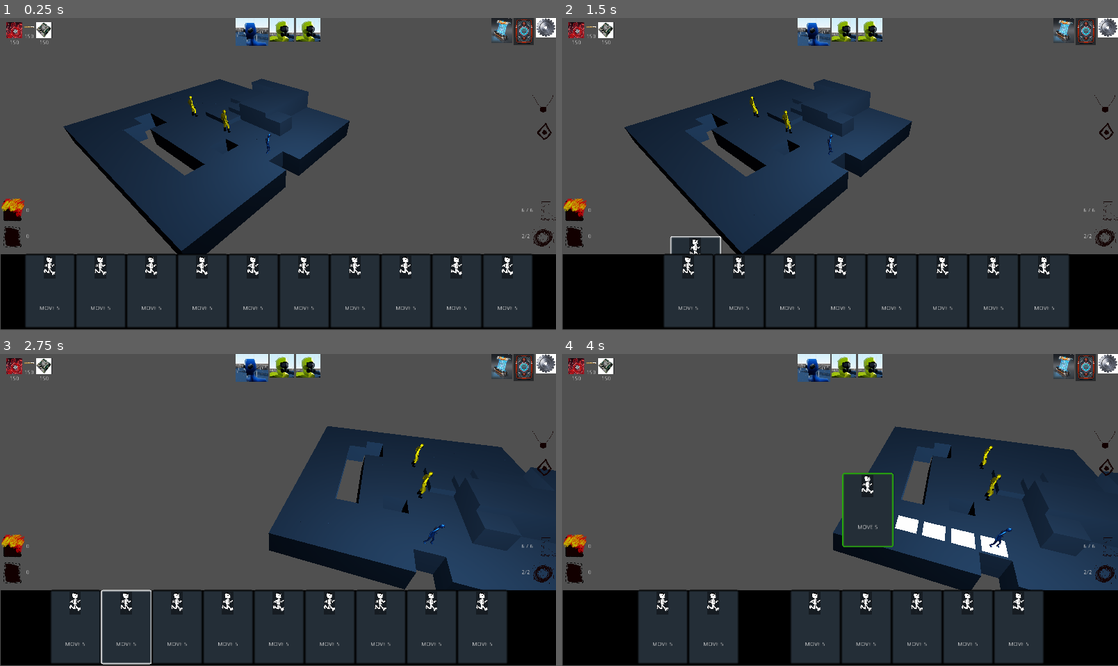
Above: before the commit, frames 1-4 (two rows, left to right).
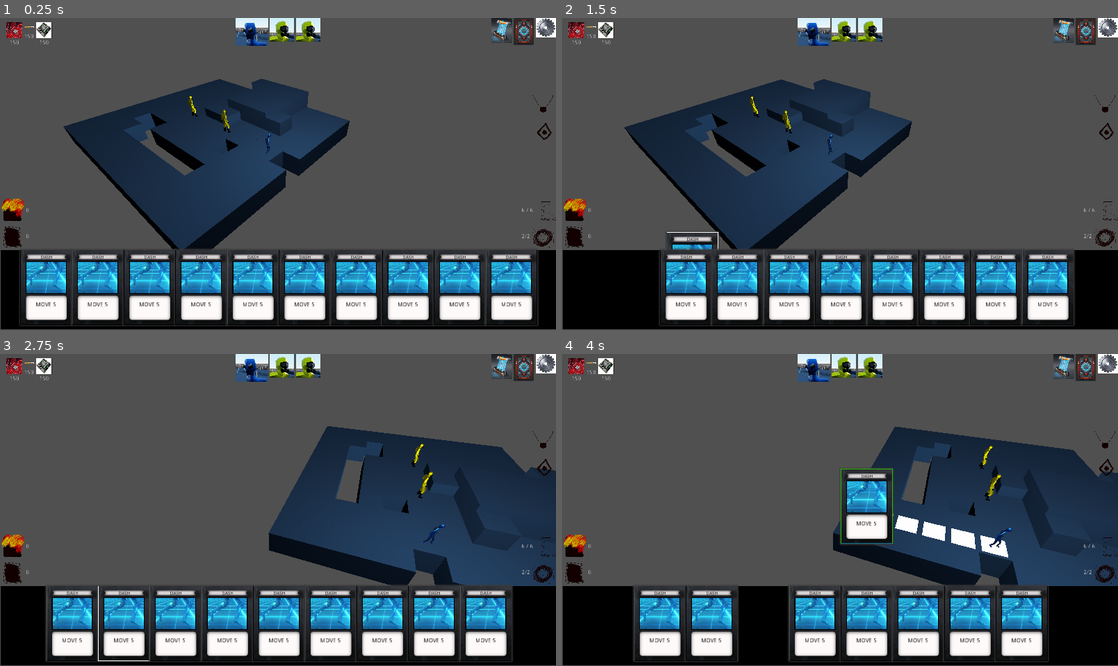
Above: after the commit, the same moments.

Repository: richardbonneau/space-rogue
Game: Godot game, scene res://Main/Main.tscn
The game is run twice, just before and just after one commit, with the same random seed, the same clock (stepped at 60 frames per second) and the same inputs. The engine's default icon, where the game draws it, is replaced by a stand-in: a white triangle on a blue panel in a dark square.
Inputs (mouse positions are in pixels of both pictures, inside the frame that each line leads up to):
- Up to frame 1 (0.25 s): no input
- Up to frame 2 (1.5 s): tap Enter at 0.5 s; drag from (612, 292) to (895, 105) at 0.52 s; drag from (639, 292) to (812, 236) at 1.27 s
- Up to frame 3 (2.75 s): move the mouse to (127, 628) at 2.02 s; hold D (right) from 2.03 s (still down); hold Q (q) from 2.03 s (still down); click (127, 628) at 2.17 s; tap E (e) at 2.3 s
- Up to frame 4 (4 s): release D (right) at 2.75 s; release Q (q) at 2.75 s; drag from (739, 628) to (673, 463) at 2.77 s; drag from (762, 628) to (867, 510) at 3.52 s

The runs differ from the first frame. In frame 1, 20% of the frame differs, in the area x 0-100%, y 27-100%; in frame 2, 16%; in frame 3, 18%; in frame 4, 16%.

Commit message:
code breaks when player goes up one tile

Diff:
--- a/Entities/Entity.tscn
+++ b/Entities/Entity.tscn
@@ -8,4 +8,4 @@
 
 [node name="CurrentTile" type="RayCast" parent="."]
 enabled = true
-cast_to = Vector3( 0, -1.1, 0 )
+cast_to = Vector3( 0, -2, 0 )
--- a/Entities/Scripts/EnemyAi.gd
+++ b/Entities/Scripts/EnemyAi.gd
@@ -23,10 +23,11 @@
 	var shortest_path_size = 9999
 	var tile_to_move_to
 	for tile in player_node_neighbours:
+
 		var path = pathfinder.find_path(current_node,tile)
 		var path_size = path.size()
 		if path_size < shortest_path_size:
 			shortest_path_size = path_size
 			tile_to_move_to = tile
-	print("tile ",tile_to_move_to)
+
 	pathfinder.start_moving_entity(tile_to_move_to, "Enemy")
--- a/Level/GameBoard.tscn
+++ b/Level/GameBoard.tscn
@@ -254,12 +254,6 @@
 [node name="Tile77" parent="Tiles" instance=ExtResource( 1 )]
 transform = Transform( 1, 0, 0, 0, 1, 0, 0, 0, 1, 8, 0, -1 )
 
-[node name="Tile78" parent="Tiles" instance=ExtResource( 1 )]
-transform = Transform( 1, 0, 0, 0, 1, 0, 0, 0, 1, 7, 0.25, -1 )
-
-[node name="Tile79" parent="Tiles" instance=ExtResource( 1 )]
-transform = Transform( 1, 0, 0, 0, 1, 0, 0, 0, 1, 6, 0.25, -1 )
-
 [node name="Tile80" parent="Tiles" instance=ExtResource( 1 )]
 transform = Transform( 1, 0, 0, 0, 1, 0, 0, 0, 1, 5, 0, -1 )
 
@@ -291,10 +285,16 @@
 transform = Transform( 1, 0, 0, 0, 1, 0, 0, 0, 1, 8, 1, -2 )
 
 [node name="Tile90" parent="Tiles" instance=ExtResource( 1 )]
-transform = Transform( 1, 0, 0, 0, 1, 0, 0, 0, 1, 7, 0.5, -2 )
+transform = Transform( 1, 0, 0, 0, 1, 0, 0, 0, 1, 7, 1, -2 )
 
 [node name="Tile91" parent="Tiles" instance=ExtResource( 1 )]
-transform = Transform( 1, 0, 0, 0, 1, 0, 0, 0, 1, 6, 0.25, -2 )
+transform = Transform( 1, 0, 0, 0, 1, 0, 0, 0, 1, 6, 0.5, -2 )
+
+[node name="Tile133" parent="Tiles" instance=ExtResource( 1 )]
+transform = Transform( 1, 0, 0, 0, 1, 0, 0, 0, 1, 6, 0.5, -1 )
+
+[node name="Tile134" parent="Tiles" instance=ExtResource( 1 )]
+transform = Transform( 1, 0, 0, 0, 1, 0, 0, 0, 1, 7, 0.5, -1 )
 
 [node name="Tile92" parent="Tiles" instance=ExtResource( 1 )]
 transform = Transform( 1, 0, 0, 0, 1, 0, 0, 0, 1, 5, 0, -2 )
@@ -327,7 +327,7 @@
 transform = Transform( 1, 0, 0, 0, 1, 0, 0, 0, 1, 8, 1, -3 )
 
 [node name="Tile102" parent="Tiles" instance=ExtResource( 1 )]
-transform = Transform( 1, 0, 0, 0, 1, 0, 0, 0, 1, 7, 0.5, -3 )
+transform = Transform( 1, 0, 0, 0, 1, 0, 0, 0, 1, 7, 1, -3 )
 
 [node name="Tile103" parent="Tiles" instance=ExtResource( 1 )]
 transform = Transform( 1, 0, 0, 0, 1, 0, 0, 0, 1, 6, 0.5, -3 )
@@ -363,7 +363,7 @@
 transform = Transform( 1, 0, 0, 0, 1, 0, 0, 0, 1, 8, 1, -4 )
 
 [node name="Tile114" parent="Tiles" instance=ExtResource( 1 )]
-transform = Transform( 1, 0, 0, 0, 1, 0, 0, 0, 1, 7, 0.5, -4 )
+transform = Transform( 1, 0, 0, 0, 1, 0, 0, 0, 1, 7, 1, -4 )
 
 [node name="Tile115" parent="Tiles" instance=ExtResource( 1 )]
 transform = Transform( 1, 0, 0, 0, 1, 0, 0, 0, 1, 6, 0.5, -4 )
--- a/Level/Scripts/Camera.gd
+++ b/Level/Scripts/Camera.gd
@@ -36,9 +36,11 @@
 			current_focused_node = hovered_node
 
 			var moving_entity_node = rounds.get_active_entity().get_current_tile()
-			path = pathfinder.find_path(moving_entity_node,hovered_node, "Player")
+			path = pathfinder.find_path(moving_entity_node,hovered_node)
+
 			moving_entity_node.get_node("Highlight").visible = true
 			for tile in path:
 				tile.get_node("Highlight").visible = true
+
 		if event is InputEventMouseButton and event.button_index == BUTTON_LEFT and event.is_pressed():
-			if hovered_node: pathfinder.start_moving_entity(hovered_node)
+			if hovered_node: pathfinder.start_moving_entity(hovered_node, "Player")
--- a/Level/Scripts/Pathfinder.gd
+++ b/Level/Scripts/Pathfinder.gd
@@ -19,21 +19,24 @@
 func _process(delta):
 	if entity_is_moving: move_entity(delta)
 
-func play_card(var card_attributes):
-	if card_attributes.type == "move":
-		camera.player_select_tile_for_movement = true
-
-func start_moving_entity(destTile):
+func start_moving_entity(destTile, type):
+	entity_type = type
 	camera.player_select_tile_for_movement = false
 	rounds.get_active_entity().get_node("AnimationPlayer").play("Moving")
 	destination_tile = destTile
 	var entity_tile = rounds.get_active_entity().get_current_tile()
 	destination_origin = destTile.get_global_transform().origin
 
-	path = find_path(entity_tile, destTile, entity_type)
+	path = find_path(entity_tile, destTile)
+	entity_tile.taken = false
+	destTile.taken = true
 	entity_is_moving = true
 
 func move_entity(delta):
+	if path.size() < 1:
+		_done_moving()
+		return
+
 	entity_origin = rounds.get_active_entity().get_global_transform().origin
 	var next_tile_origin = path[path_index].get_global_transform().origin
 	var offset = next_tile_origin  - entity_origin
@@ -62,6 +65,7 @@
 	path = null
 	path_index = 0
 	entity_type = null
+	print(" rotation ",rounds.get_active_entity().get_rotation()," transform ",rounds.get_active_entity().get_global_transform().origin)
 	rounds.next_turn()
 
 
@@ -77,10 +81,7 @@
 		return 14 * dst_x + 10 * (dst_z - dst_x)
 
 
-func find_path(var start_tile, var dest_tile, var type):
-	entity_type = type
-	if entity_type == "Player" and get_distance(start_tile,dest_tile) > player_actions.player_max_move * 10: return []
-
+func find_path(var start_tile, var dest_tile):
 	var open_nodes:Array = []
 	var closed_nodes:Array = []
 	open_nodes.append(start_tile)
--- a/Level/Scripts/PlayerActions.gd
+++ b/Level/Scripts/PlayerActions.gd
@@ -1,4 +1,9 @@
 extends Node
 
+onready var camera = self.get_parent().get_node("CameraHolder").get_child(0)
 onready var player_max_move = 6
 onready var player_remaining_move = 6
+
+func play_card(var card_attributes):
+	if card_attributes.type == "move":
+		camera.player_select_tile_for_movement = true
--- a/Level/Scripts/Rounds.gd
+++ b/Level/Scripts/Rounds.gd
@@ -3,10 +3,20 @@
 
 onready var turn_order = []
 onready var portrait_order = self.get_owner().get_owner().get_node("PortraitOrder")
+onready var entities = self.get_owner().get_node("Entities")
+onready var camera = self.get_owner().get_node("CameraHolder").get_child(0)
+
+onready var initial_tile_check = false
 
 func _ready():
 	sort_turn_order()
-	get_all_entities_turn_order()
+	#get_all_entities_turn_order()
+
+func _process(delta):
+	if !initial_tile_check:
+		for entity in entities.get_children():
+			entity.mark_current_tile_as_occupied()
+		initial_tile_check = true
 
 func get_active_entity():
 	return turn_order[0]
@@ -18,8 +28,8 @@
 	pass
 
 func get_all_entities_turn_order():
-	for entity in self.get_owner().get_node("Entities").get_children():
-		pass
+	for entity in entities.get_children():
+		print("rounds ",entity.get_current_tile())
 
 func next_turn():
 	var entity_to_push_back = turn_order[0]
@@ -27,5 +37,7 @@
 	turn_order.append(entity_to_push_back)
 	portrait_order.rearrange_portrait_order()
 
-	if turn_order[0].type == "Enemy":
+	if turn_order[0].type == "Player":
+		camera.player_select_tile_for_movement = true
+	elif turn_order[0].type == "Enemy":
 		turn_order[0].get_node("EnemyAi").ai_start_turn()
--- a/Level/Scripts/Tile.gd
+++ b/Level/Scripts/Tile.gd
@@ -7,7 +7,6 @@
 onready var taken = false
 
 func _ready():
-	is_tile_occupied()
 	pass
 
 func get_f_cost():
@@ -23,8 +22,3 @@
 
 func get_single_neighbour(var ray):
 	if ray.is_colliding(): return ray.get_collider()
-
-func is_tile_occupied():
-	var ray = $Rays/TileOccupied
-	#print("ray.is_colliding() ",ray.is_colliding())
-	if ray.is_colliding(): print(ray.get_collider())
--- a/UI/Card.tscn
+++ b/UI/Card.tscn
@@ -1,29 +1,25 @@
-[gd_scene load_steps=5 format=2]
+[gd_scene load_steps=6 format=2]
 
-[ext_resource path="res://Assets/Sprites/mockcard.png" type="Texture" id=1]
-[ext_resource path="res://Assets/Sprites/stan2.png" type="Texture" id=2]
+[ext_resource path="res://Assets/Sprites/card-template.png" type="Texture" id=1]
+[ext_resource path="res://Assets/Sprites/run.PNG" type="Texture" id=2]
 [ext_resource path="res://UI/Scripts/Card.gd" type="Script" id=3]
 
 [sub_resource type="StyleBoxFlat" id=1]
-bg_color = Color( 0.145098, 0.184314, 0.219608, 1 )
-border_width_left = 5
-border_width_top = 5
-border_width_right = 5
-border_width_bottom = 5
+bg_color = Color( 0.0588235, 0.45098, 0.568627, 1 )
+border_width_left = 1
+border_width_top = 1
+border_width_right = 1
+border_width_bottom = 1
 border_color = Color( 0, 0, 0, 1 )
-border_blend = true
-corner_radius_top_left = 5
-corner_radius_top_right = 5
-corner_radius_bottom_right = 5
-corner_radius_bottom_left = 5
-shadow_color = Color( 0, 0, 0, 0.113725 )
-shadow_size = 2
-shadow_offset = Vector2( 2, -1 )
+shadow_color = Color( 0.235294, 0.223529, 0.223529, 0.882353 )
+shadow_size = 5
+
+[sub_resource type="Theme" id=2]
 
 [node name="Card" type="Panel"]
-margin_right = 125.0
-margin_bottom = 182.5
-rect_min_size = Vector2( 125, 182.5 )
+margin_right = 127.0
+margin_bottom = 185.0
+rect_min_size = Vector2( 127, 184.5 )
 mouse_default_cursor_shape = 6
 custom_styles/panel = SubResource( 1 )
 script = ExtResource( 3 )
@@ -32,35 +28,51 @@
 }
 
 [node name="CardFrame" type="TextureRect" parent="."]
-visible = false
-margin_right = 125.0
-margin_bottom = 182.5
+margin_left = 0.55719
+margin_top = 1.22612
+margin_right = 125.557
+margin_bottom = 184.226
 rect_min_size = Vector2( 125, 182.5 )
+theme = SubResource( 2 )
 texture = ExtResource( 1 )
 expand = true
+stretch_mode = 5
 __meta__ = {
 "_edit_use_anchors_": false
 }
 
-[node name="AbilityImage" type="TextureRect" parent="."]
-anchor_left = 0.375
-anchor_top = 0.02
-anchor_right = 0.605
-anchor_bottom = 0.325
-margin_left = -1.52588e-05
-margin_top = -0.0159659
-margin_bottom = -0.0159683
+[node name="Image" type="TextureRect" parent="."]
+margin_left = 15.0011
+margin_top = 30.0011
+margin_right = 112.001
+margin_bottom = 107.001
 texture = ExtResource( 2 )
 expand = true
 __meta__ = {
 "_edit_use_anchors_": false
 }
 
-[node name="Label" type="Label" parent="."]
+[node name="Title" type="Label" parent="."]
+anchor_right = 1.0
+margin_left = 0.8909
+margin_top = 13.3609
+margin_right = 31.8909
+margin_bottom = 27.3609
+rect_scale = Vector2( 0.8, 0.8 )
+custom_colors/font_color = Color( 0, 0, 0, 1 )
+text = "Dash"
+align = 1
+uppercase = true
+__meta__ = {
+"_edit_use_anchors_": false
+}
+
+[node name="Description" type="Label" parent="."]
 anchor_top = 0.697
 anchor_right = 1.0
 anchor_bottom = 1.0
 margin_top = -0.200012
+custom_colors/font_color = Color( 0, 0, 0, 1 )
 text = "Move 5"
 align = 1
 uppercase = true
--- a/UI/Hand.tscn
+++ b/UI/Hand.tscn
@@ -24,9 +24,9 @@
 [node name="Container" type="ColorRect" parent="."]
 anchor_right = 1.0
 anchor_bottom = 1.0
-margin_left = 1.68179
-margin_top = 580.0
-margin_right = 1.68176
+margin_left = 2.0
+margin_top = 570.0
+margin_right = 2.0
 size_flags_horizontal = 3
 size_flags_vertical = 3
 color = Color( 0, 0, 0, 1 )
--- a/UI/Scripts/Card.gd
+++ b/UI/Scripts/Card.gd
@@ -1,4 +1,6 @@
 extends Panel
+
+onready var player_actions = self.get_owner().get_owner().get_node("GameBoard").get_node("PlayerActions")
 
 var drag_position = null
 onready var position_before_drag = self.rect_position
@@ -17,6 +19,7 @@
 var focus_completed: bool = false
 
 func _ready():
+	print("player_actions ",player_actions)
 	pass
 
 
@@ -31,7 +34,7 @@
 			if state == AboutToBePlayed:
 				state = InPlay
 				var pathfinder = self.get_owner().get_owner().get_node("GameBoard").get_node("Pathfinder")
-				pathfinder.play_card({"type": "move", "value": 1})
+				player_actions.play_card({"type": "move", "value": 1})
 
 				#TODO: Drag and drop cards directly to the battlefield
 				var parent:Node = self.get_parent()
--- a/UI/Scripts/Hand.gd
+++ b/UI/Scripts/Hand.gd
@@ -50,12 +50,3 @@
 	var new_card = card.instance()
 	$Container.add_child(new_card)
 	reorganize_hand()
-
-
-
-func _on_Hand_mouse_entered():
-	print("_on_Hand_mouse_entered")
-
-
-func _on_Container_mouse_entered():
-	print("_on_Container_mouse_entered")
